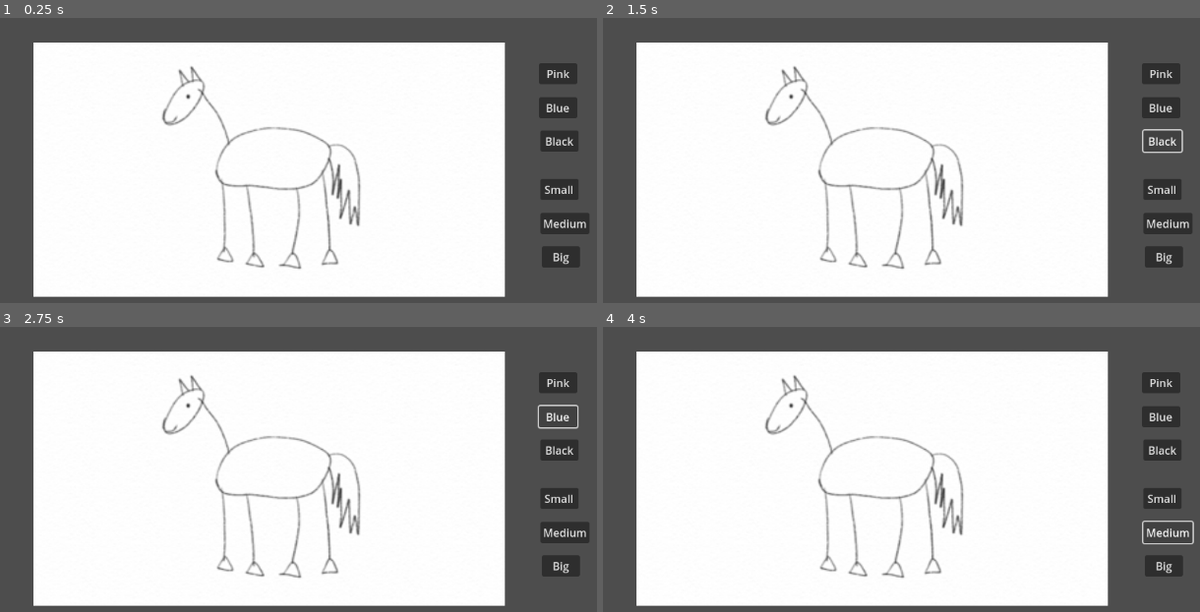
Above: before the commit, frames 1-4 (two rows, left to right).
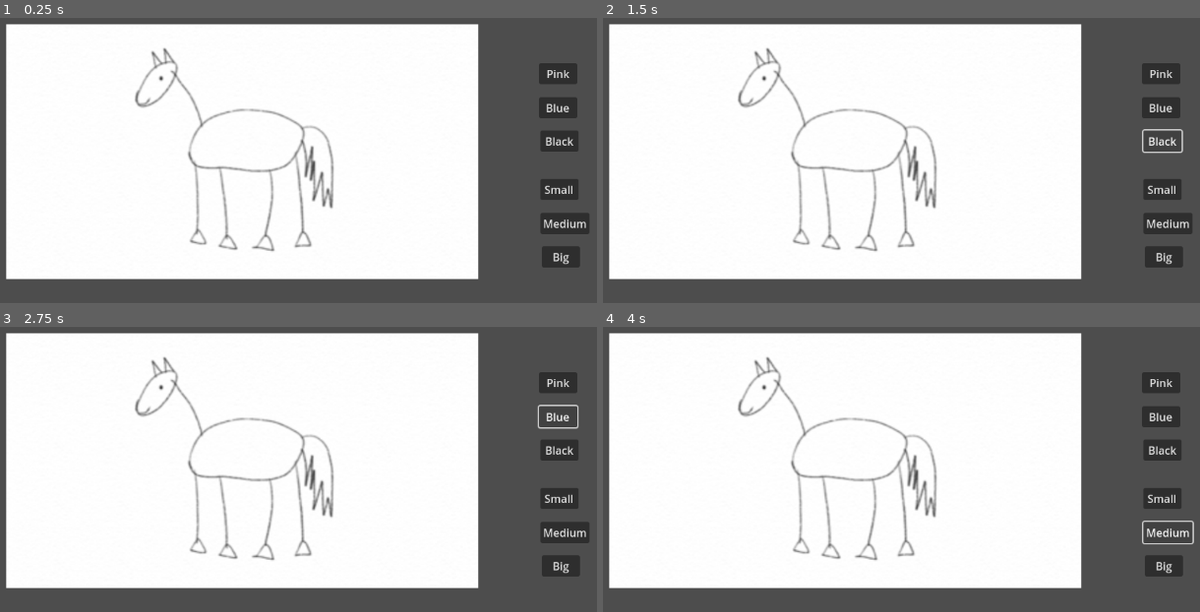
Above: after the commit, the same moments.

Repository: jtorbett23/WildJam68
Game: Godot game, scene res://main.tscn
Same seed, same stepped clock (60 frames per second), same inputs: the game is played once before the commit and once after it.
Inputs:
- Up to frame 1 (0.25 s): no input
- Up to frame 2 (1.5 s): click "Pink" at 0.5 s; click "Black" at 1.25 s
- Up to frame 3 (2.75 s): click "Blue" at 2 s
- Up to frame 4 (4 s): click "Small" at 2.75 s; click "Medium" at 3.5 s

The runs differ from the first frame. In frame 1, 22% of the frame differs, in the area x 0-85%, y 2-98%; in frame 2, 22%; in frame 3, 22%; in frame 4, 22%.

Commit message:
subviewport improvements

Diff:
--- a/draw.gd
+++ b/draw.gd
@@ -13,6 +13,7 @@
 
 
 @onready var subviewport : SubViewport = $"../."
+@onready var subviewport_container : SubViewportContainer = $"../../."
 
 func _draw():
 	for data in draw_data:
@@ -27,7 +28,7 @@
 		child.connect("pressed", change_size.bind(child.name))
 
 	var background : Sprite2D = $"Background"
-	subviewport.size = background.get_rect().size * background.transform.get_scale()
+	subviewport_container.size = background.get_rect().size * background.transform.get_scale()
 	var background_size = background.get_rect().size * background.transform.get_scale()
 	min_pos = background.global_position
 	max_pos = min_pos + background_size
--- a/main.tscn
+++ b/main.tscn
@@ -59,17 +59,17 @@
 
 [node name="SubViewportContainer" type="SubViewportContainer" parent="."]
 z_index = -1
+z_as_relative = false
 y_sort_enabled = true
-offset_left = 215.0
-offset_top = 120.0
-offset_right = 1415.0
-offset_bottom = 632.0
+offset_left = 175.0
+offset_top = 93.0
+offset_right = 866.999
+offset_bottom = 466.999
 mouse_filter = 2
+stretch = true
 
 [node name="SubViewport" type="SubViewport" parent="SubViewportContainer"]
-handle_input_locally = false
-size = Vector2i(1000, 512)
-render_target_update_mode = 4
+size = Vector2i(691, 373)
 
 [node name="Draw" type="Node2D" parent="SubViewportContainer/SubViewport"]
 script = ExtResource("2_5m5p5")
